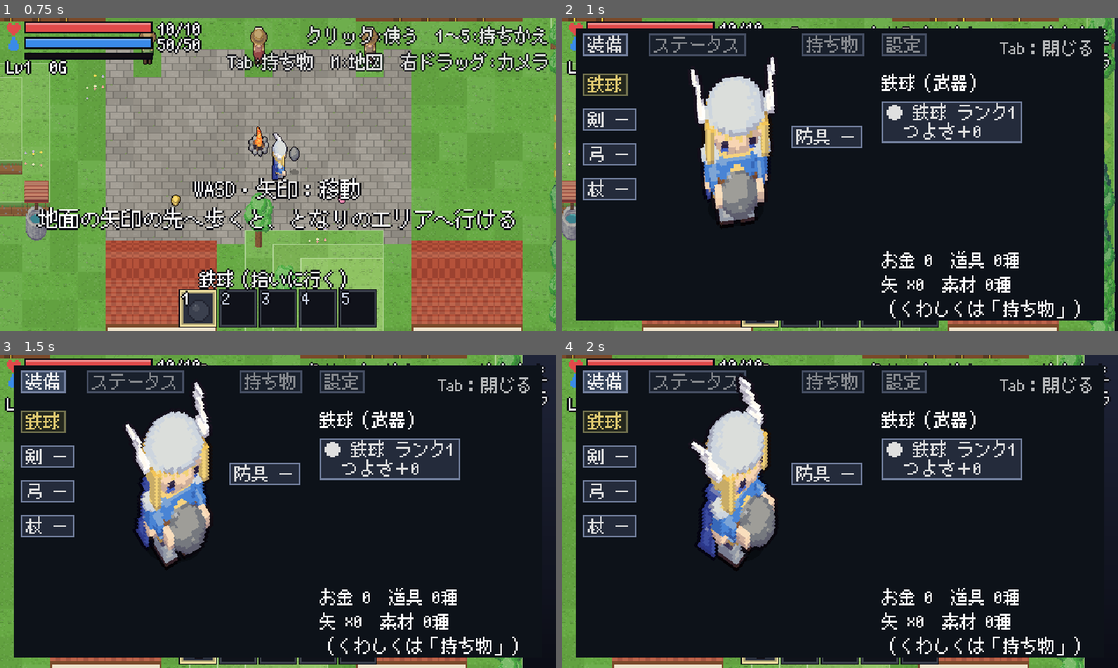
Above: before the commit, frames 1-4 (two rows, left to right).
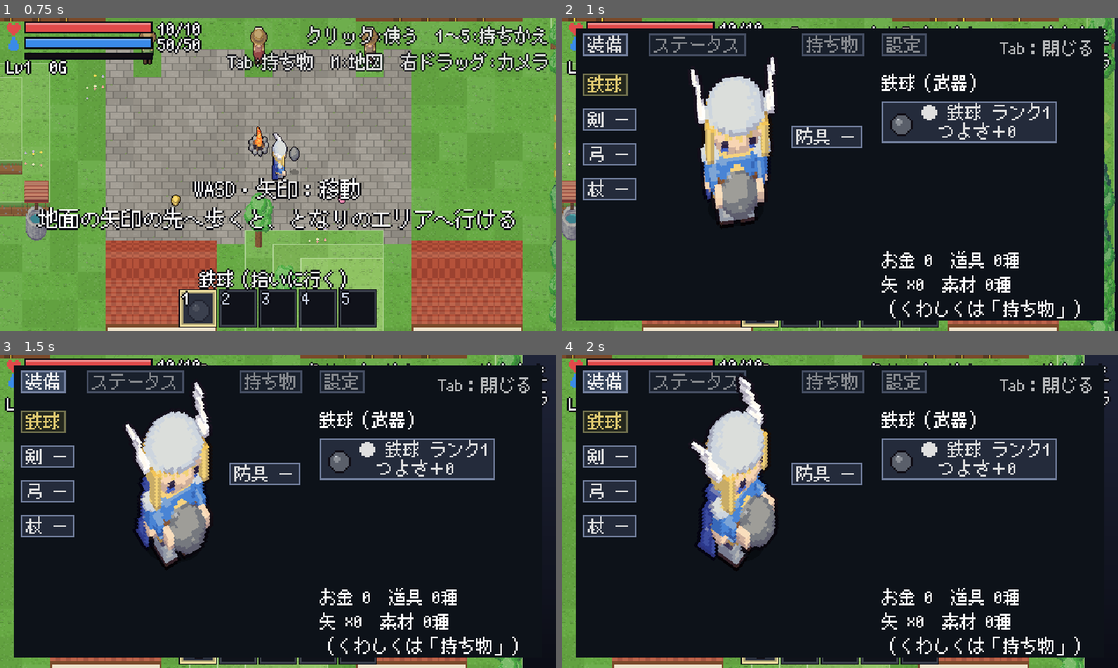
Above: after the commit, the same moments.

Repository: MiyazakiTakumi-724/dot-3d-game
Game: Godot game, scene res://scenes/field.tscn
The game is run twice, just before and just after one commit, with the same random seed, the same clock (stepped at 60 frames per second) and the same inputs.
Inputs (mouse positions are in pixels of both pictures, inside the frame that each line leads up to):
- Up to frame 1 (0.75 s): tap Enter at 0.5 s; move the mouse to (400, 158) at 0.52 s; hold Right from 0.53 s (still down); tap F at 0.6 s; click (400, 158) at 0.67 s
- Up to frame 2 (1 s): keep holding Right; tap Space at 0.77 s; tap Tab at 0.8 s
- Up to frame 3 (1.5 s): release Right at 1.25 s; click "装備" at 1.25 s
- Up to frame 4 (2 s): no input

Frame 1 is identical in both runs. In frame 2, 1.8% of the frame differs, in the area x 58-89%, y 26-40%; in frame 3, 1.8%; in frame 4, 1.8%.

Commit message:
品物のアイコンの一覧（持ち物のページ）と、カーソルを合わせたときの説明。装備のページとお店にもアイコン
Co-Authored-By: Claude Opus 5.5 <noreply@anthropic.com>
Claude-Session: https://claude.ai/code/session_01V8ZRqMmyzjeQtU25nnKB5A

Diff:
--- a/scripts/game/field.gd
+++ b/scripts/game/field.gd
@@ -1831,8 +1831,11 @@
 				menu.page = InventoryMenu.Page.SETTINGS
 			elif a == "--inventory=items":
 				menu.page = InventoryMenu.Page.ITEMS
-				for id in ["hide", "bone", "herb", "potion", "bomb", "iron_ore", "star_shard"]:
+				for id in ["hide", "bone", "herb", "potion", "bomb", "iron_ore", "star_shard", "giant_core", "seal_mt", "arrow", "ether", "feather"]:
 					run.inventory.add(id, 3)
+				run.inventory.money = 120
+				for id in ["sword_1", "sword_light", "bow_long", "staff_fire_3", "armor_leather", "sword_flame"]:
+					run.inventory.equipment.gain(id)
 			elif a == "--inventory=staff":
 				run.stats.add_exp(PlayerStats.exp_to_reach(8))
 				for id in ["staff_none_1", "staff_fire_3", "staff_storm"]:
@@ -1854,6 +1857,11 @@
 			for id in ["wood", "scrap", "hide", "herb", "iron_ore"]:
 				run.inventory.add(id, 5)
 			get_tree().create_timer(0.05).timeout.connect(shop_menu.open.bind(shop))
+		elif a.begins_with("--tip="):
+			var n := int(a.trim_prefix("--tip="))
+			get_tree().create_timer(0.2).timeout.connect(func():
+				if menu.is_open() and n < menu._items_box.get_child_count():
+					menu._items_box.get_child(n).mouse_entered.emit())
 		elif a == "--boss":
 			for b in bosses:
 				b.wake()
--- a/scripts/game/inventory_menu.gd
+++ b/scripts/game/inventory_menu.gd
@@ -4,7 +4,7 @@
 ## 「装備」のページ：真ん中に主人公の姿、その左に武器の枠（鉄球・剣・弓・杖）、右に防具の枠。枠を選ぶと、右側に
 ## その種類の持っている品物が並び、クリックで装備するものを決める（杖なら、無の杖・炎の杖…から選ぶ）。下に持ち物（所持数は無限）。
 ## 「ステータス」のページ：レベルアップでもらったポイントを、6つの項目に振る。3ポイントごとに技能を覚える。
-## 「持ち物」のページ：お金・道具・矢・素材の数と説明（2026-11-25 に足した）。
+## 「持ち物」のページ：持っている品物すべてをアイコンで並べる。カーソルを合わせると詳しい説明が出る（2026-11-25 夜）。
 
 signal close_requested
 ## ポイントを振った・防具を替えた（体力の最大や足の速さを反映してもらう）
@@ -37,6 +37,8 @@
 var _stat_rows := {}  # Stat → [points Label, + Button, effect Label, skill Label]
 var _portrait_cam: StackCamera
 var _portrait: StackSprite
+## カーソルを合わせた品物の説明
+var tip: ItemTip
 
 func setup(r: RunState, s: GameSettings = null) -> void:
 	run = r
@@ -58,6 +60,9 @@
 	_build_stats_page()
 	_build_items_page()
 	_build_settings_page()
+	tip = ItemTip.new()
+	tip.stats = run.stats
+	add_child(tip)
 	_panel.hide()
 
 func _build_equip_page() -> void:
@@ -117,18 +122,42 @@
 var _difficulty_buttons := {}
 var _flash_buttons := {}
 var _items_root: Control
-var _items_box: VBoxContainer
+var _items_box: GridContainer
+var _items_hint: Label
 
 func _build_items_page() -> void:
 	_items_root = _page_root()
 	var scroll := ScrollContainer.new()
 	scroll.position = Vector2(6, 24)
-	scroll.size = Vector2(292, 140)
+	scroll.size = Vector2(294, 128)
 	scroll.horizontal_scroll_mode = ScrollContainer.SCROLL_MODE_DISABLED
 	_items_root.add_child(scroll)
-	_items_box = VBoxContainer.new()
-	_items_box.add_theme_constant_override("separation", 1)
+	_items_box = GridContainer.new()
+	_items_box.columns = 13
+	_items_box.add_theme_constant_override("h_separation", 2)
+	_items_box.add_theme_constant_override("v_separation", 2)
 	scroll.add_child(_items_box)
+	_items_hint = _label(_items_root, "カーソルを合わせると説明　道具は 5 で持ってクリックで使う", Vector2(6, 154))
+	_items_hint.modulate.a = 0.7
+
+## 持ち物のページに並べる品物 [[id, 数], ...]：お金・装備（枠とランクの順）・大事な物・道具・矢・素材。
+func grid_items() -> Array:
+	var inv := run.inventory
+	var out: Array = []
+	if inv.money > 0:
+		out.append([ItemCatalog.MONEY, inv.money])
+	for slot in Equipment.WEAPONS + Equipment.ARMOR:
+		for id in inv.equipment.items(slot):
+			out.append([id, 1])
+	for id in inv.ids(ItemCatalog.is_key):
+		out.append([id, inv.count(id)])
+	for id in inv.tools():
+		out.append([id, inv.count(id)])
+	for id in inv.ids(ItemCatalog.is_arrow):
+		out.append([id, inv.count(id)])
+	for id in inv.materials():
+		out.append([id, inv.count(id)])
+	return out
 
 ## 持ち物のページの行（テスト用にも使う）：お金、道具、矢、素材の順。
 func item_lines() -> Array[String]:
@@ -147,11 +176,10 @@
 	for c in _items_box.get_children():
 		_items_box.remove_child(c)
 		c.queue_free()
-	for line in item_lines():
-		_label(_items_box, line, Vector2.ZERO)
-	if run.inventory.tools().size() > 0:
-		var hint := _label(_items_box, "道具は 5 で持ち、ホイールで替えてクリックで使う", Vector2.ZERO)
-		hint.modulate.a = 0.7
+	for row in grid_items():
+		var id: String = row[0]
+		var dim: bool = ItemCatalog.exists(id) and not run.inventory.equipment.usable(id)
+		_items_box.add_child(ItemTip.make_slot(id, row[1], tip, Callable(), dim))
 
 func _build_settings_page() -> void:
 	_settings_root = _page_root()
@@ -189,10 +217,12 @@
 	_panel.show()
 
 func close() -> void:
+	tip.hide_tip()
 	_panel.hide()
 
 func show_page(p: Page) -> void:
 	page = p
+	tip.hide_tip()
 	refresh()
 
 func select_slot(slot: Equipment.Slot) -> void:
@@ -202,6 +232,8 @@
 ## 品物 id を装備する。持っていなければ false。
 func choose(id: String) -> bool:
 	if not run.inventory.equipment.equip(id):
+		if run.inventory.equipment.has(id):
+			_detail_title.text = "Lv%dから装備できる" % ItemCatalog.required_level(id)
 		return false
 	stats_changed.emit()  # 防具なら最大いのちが変わる
 	refresh()
@@ -317,7 +349,14 @@
 		if t != "":
 			text += "\n　" + t
 		var item_id: String = id
-		_button(_rank_box, text, Vector2.ZERO, func(): choose(item_id))
+		if not eq.usable(id):
+			text += "\n　Lv%dから" % ItemCatalog.required_level(id)
+		var b := _button(_rank_box, text, Vector2.ZERO, func(): choose(item_id))
+		b.icon = ItemIcons.texture(id)
+		if not eq.usable(id):
+			b.modulate = Color(1.0, 0.6, 0.6, 0.8)
+		b.mouse_entered.connect(func(): tip.show_item(item_id, 1, b.global_position + Vector2(-174, 0)))
+		b.mouse_exited.connect(tip.hide_tip)
 	for id in in_grave:
 		var l := _label(_rank_box, "× %s：墓石の中" % ItemCatalog.label(id), Vector2.ZERO)
 		l.modulate.a = 0.7
--- /dev/null
+++ b/scripts/game/item_tip.gd
@@ -0,0 +1,105 @@
+class_name ItemTip
+extends ColorRect
+## 品物にカーソルを合わせたときに出す、詳しい説明の箱（2026-11-25 夜の設計 2章）。
+## 持ち物のページ・装備のページ・お店の画面で使う。show_item(id, 数) で出し、hide_tip() で消す。
+
+const PAD := Vector2(4, 3)
+const MAX_W := 170.0
+
+var _title: Label
+var _body: Label
+## 今出している品物の id（テスト用）
+var item_id := ""
+## 装備のレベルの制限を見るのに使う（なければ制限を出さない）
+var stats: PlayerStats
+
+func _init() -> void:
+	color = Color(0.03, 0.04, 0.06, 0.96)
+	mouse_filter = Control.MOUSE_FILTER_IGNORE
+	z_index = 20
+	_title = UiText.label()
+	_title.position = PAD
+	add_child(_title)
+	_body = UiText.label()
+	_body.position = PAD + Vector2(0, 12)
+	_body.autowrap_mode = TextServer.AUTOWRAP_WORD_SMART
+	_body.custom_minimum_size.x = MAX_W - PAD.x * 2
+	_body.modulate = Color(0.85, 0.9, 1.0)
+	add_child(_body)
+	hide()
+
+## 箱に出す文：[1行目, 本文]。
+func texts(id: String, count := 0) -> Array:
+	var head := ItemCatalog.label(id)
+	if ItemCatalog.exists(id):
+		head += "　ランク%d" % ItemCatalog.rank(id)
+		head += "　%s" % Equipment.NAMES[ItemCatalog.slot(id)]
+	elif count > 1:
+		head += " ×%d" % count
+	var body := ItemCatalog.describe(id)
+	if ItemCatalog.exists(id):
+		var r := ItemCatalog.rank(id)
+		var base := "つよさ＋%d" % Equipment.rank_attack(r)
+		if ItemCatalog.slot(id) == Equipment.Slot.ARMOR:
+			base = "いのち＋%d" % (r * Equipment.HP_PER_ARMOR_RANK + int(ItemCatalog.trait_value(id, "hp", 0)))
+		body = base + "\n" + body
+		if stats != null and ItemCatalog.required_level(id) > stats.level:
+			body += "\n（今は Lv%d。まだ装備できない）" % stats.level
+	return [head, body]
+
+## 品物の説明を、画面の点 at のそばに出す（画面からはみ出さないようにずらす）。
+func show_item(id: String, count := 0, at := Vector2.ZERO) -> void:
+	item_id = id
+	var t := texts(id, count)
+	_title.text = t[0]
+	_title.modulate = ItemIcons.rank_color(id).lightened(0.45) if ItemCatalog.exists(id) else Color.WHITE
+	_body.text = t[1]
+	_body.size = Vector2.ZERO
+	_title.size = Vector2.ZERO
+	var w := maxf(_title.get_minimum_size().x, minf(MAX_W - PAD.x * 2, _body.get_minimum_size().x)) + PAD.x * 2
+	_body.size.x = w - PAD.x * 2
+	var h := 12.0 + _body.get_minimum_size().y + PAD.y * 2
+	size = Vector2(w, h)
+	var p := at + Vector2(10, 8)
+	if p.x + w > 318.0:
+		p.x = at.x - w - 6.0
+	if p.y + h > 178.0:
+		p.y = 178.0 - h
+	position = p - (get_parent().global_position if get_parent() is Control else Vector2.ZERO)
+	show()
+
+func hide_tip() -> void:
+	item_id = ""
+	hide()
+
+## カーソルを合わせると tip に説明が出る、アイコンの箱（20×20）。count が1より大きければ右下に数。
+static func make_slot(id: String, count: int, tip: ItemTip, on_press := Callable(), dim := false) -> Button:
+	var b := Button.new()
+	b.custom_minimum_size = Vector2(20, 20)
+	b.focus_mode = Control.FOCUS_NONE
+	b.icon = ItemIcons.texture(id)
+	b.icon_alignment = HORIZONTAL_ALIGNMENT_CENTER
+	var frame := ItemIcons.rank_color(id)
+	for st in ["normal", "hover", "pressed", "disabled"]:
+		var box := StyleBoxFlat.new()
+		box.bg_color = Color(0.12, 0.14, 0.19) if st != "hover" else Color(0.22, 0.26, 0.34)
+		box.border_color = frame if st != "hover" else frame.lightened(0.4)
+		box.set_border_width_all(1)
+		box.set_content_margin_all(1)
+		b.add_theme_stylebox_override(st, box)
+	if dim:
+		b.modulate = Color(1, 1, 1, 0.4)
+	if count > 1:
+		var l := UiText.label()
+		l.text = str(count) if count < 1000 else "999+"
+		l.position = Vector2(0, 10)
+		l.size = Vector2(20, 10)
+		l.horizontal_alignment = HORIZONTAL_ALIGNMENT_RIGHT
+		l.mouse_filter = Control.MOUSE_FILTER_IGNORE
+		b.add_child(l)
+	if tip != null:
+		b.mouse_entered.connect(func(): tip.show_item(id, count, b.global_position + Vector2(b.size.x, 0)))
+		b.mouse_exited.connect(tip.hide_tip)
+	if on_press.is_valid():
+		b.pressed.connect(on_press)
+	return b
--- a/scripts/game/shop_menu.gd
+++ b/scripts/game/shop_menu.gd
@@ -16,6 +16,8 @@
 var _box: VBoxContainer
 var _info: Label
 var _info_time := 0.0
+## カーソルを合わせた品物の説明
+var tip: ItemTip
 
 func setup(r: RunState) -> void:
 	run = r
@@ -37,6 +39,9 @@
 	_box.add_theme_constant_override("separation", 1)
 	scroll.add_child(_box)
 	_info = _label(_panel, "", Vector2(6, PANEL_SIZE.y - 15))
+	tip = ItemTip.new()
+	tip.stats = run.stats
+	add_child(tip)
 	_panel.hide()
 
 func is_open() -> bool:
@@ -48,6 +53,7 @@
 	_panel.show()
 
 func close() -> void:
+	tip.hide_tip()
 	_panel.hide()
 
 ## 並んでいる行（テスト用）：[品物の id, 説明, 買える・作れるか]
@@ -88,6 +94,8 @@
 	if ItemCatalog.exists(id):
 		if run.inventory.equipment.has(id):
 			text += "（持っている）"
+		if ItemCatalog.required_level(id) > run.stats.level:
+			text += "（Lv%dから）" % ItemCatalog.required_level(id)
 		var t := ItemCatalog.trait_of(id)
 		if ItemCatalog.slot(id) == Equipment.Slot.STAFF:
 			var names: Array[String] = []
@@ -109,8 +117,12 @@
 	var rs := rows()
 	for i in rs.size():
 		var idx := i
+		var id: String = rs[i][0]
 		var b := _button(_box, rs[i][1], func(): choose(idx))
+		b.icon = ItemIcons.texture(id)
 		b.modulate = Color.WHITE if rs[i][2] else Color(1, 1, 1, 0.45)
+		b.mouse_entered.connect(func(): tip.show_item(id, 1, Vector2(PANEL_POS.x + PANEL_SIZE.x, b.global_position.y)))
+		b.mouse_exited.connect(tip.hide_tip)
 
 func _say(text: String) -> void:
 	_info.text = text
--- a/tests/test_field.gd
+++ b/tests/test_field.gd
@@ -1124,3 +1124,41 @@
 	assert_eq(f.map_view.current_id, "town")
 	f.toggle_map()
 	assert_false(f.map_view.visible)
+
+## 持ち物のページ：持っている品物がアイコンで並び、カーソルを合わせると説明が出る（2026-11-25 夜）
+func test_items_page_lists_icons_with_tips():
+	var inv: Inventory = f.run.inventory
+	inv.money = 12
+	inv.add("herb", 3)
+	inv.add("potion", 2)
+	inv.add("seal_mt", 1)
+	inv.equipment.gain("sword_flame")
+	var ids: Array = f.menu.grid_items().map(func(r): return r[0])
+	assert_eq(ids, ["money", "ball_1", "sword_flame", "seal_mt", "potion", "herb"])
+	f.open_inventory()
+	f.menu.show_page(InventoryMenu.Page.ITEMS)
+	assert_eq(f.menu._items_box.get_child_count(), 6)
+	var slot: Button = f.menu._items_box.get_child(2)
+	slot.mouse_entered.emit()
+	assert_true(f.menu.tip.visible)
+	assert_eq(f.menu.tip.item_id, "sword_flame")
+	var t: Array = f.menu.tip.texts("sword_flame")
+	assert_string_contains(t[0], "炎の剣")
+	assert_string_contains(t[1], "やけど")
+	assert_string_contains(t[1], "Lv12")
+	slot.mouse_exited.emit()
+	assert_false(f.menu.tip.visible)
+
+## 手に持つ物の箱：持っている武器だけアイコンが出て、弓は矢の数、杖は魔法の名前
+func test_hotbar_slots_show_icons_and_counts():
+	assert_eq(f.hotbar_slot(Hotbar.Item.IRON_BALL)["id"], "ball_1")
+	assert_eq(f.hotbar_slot(Hotbar.Item.SWORD), {})
+	f.run.inventory.equipment.gain("bow_1")
+	f.run.inventory.add_arrows(Arrow.Kind.NORMAL, 7)
+	assert_eq(f.hotbar_slot(Hotbar.Item.BOW)["count"], 7)
+	f.run.inventory.equipment.gain("staff_none_1")
+	f.hotbar.select_slot(4, f.run.inventory.equipment)
+	assert_string_contains(f.hotbar_slot(Hotbar.Item.STAFF)["name"], "無の弾")
+	f.run.inventory.add("bomb", 2)
+	assert_eq(f.hotbar_slot(Hotbar.Item.TOOL)["id"], "bomb")
+	assert_eq(f.hotbar_slot(Hotbar.Item.TOOL)["count"], 2)
Not shown, added: scripts/game/item_tip.gd.uid
